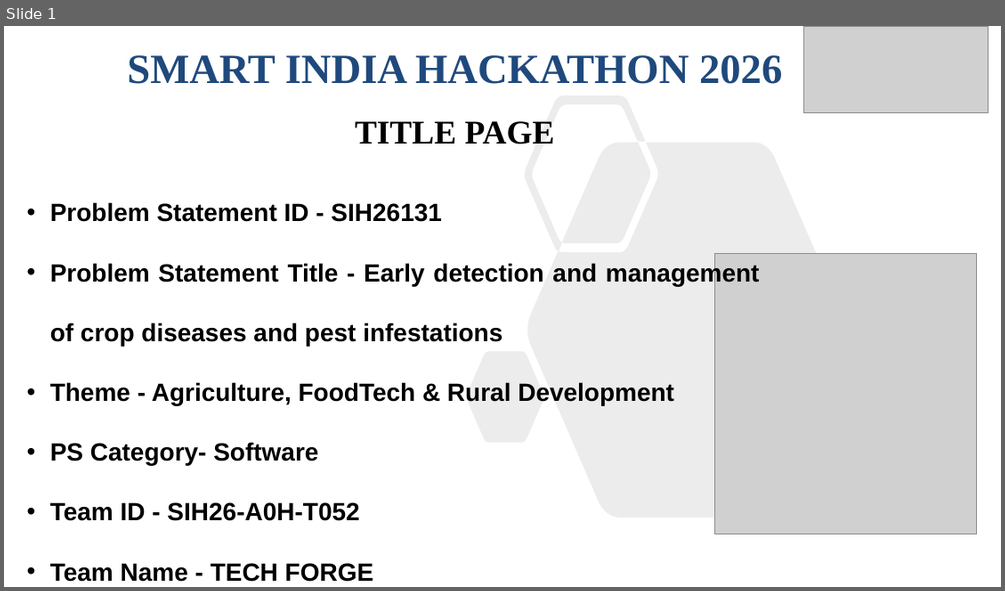
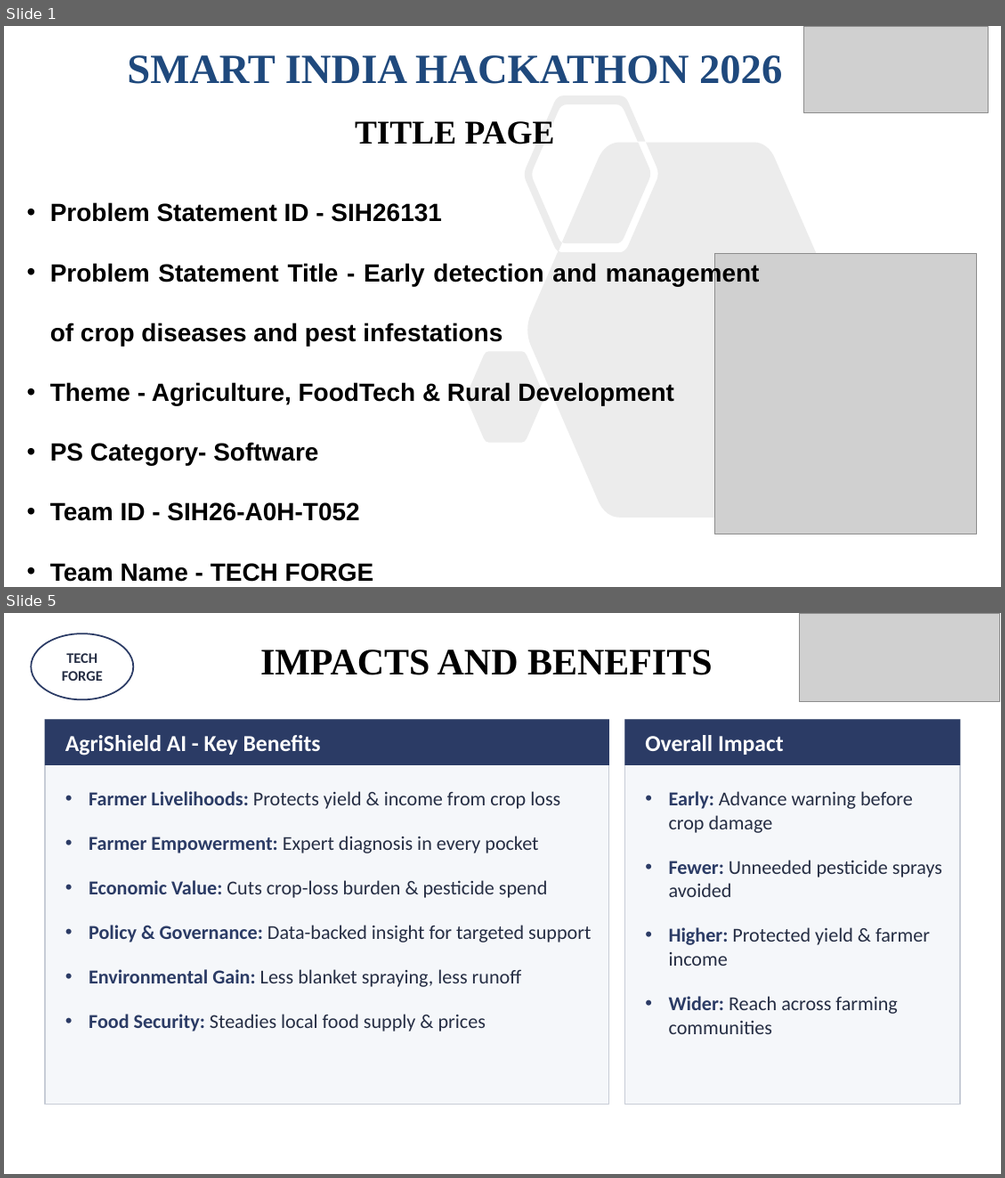
Before and after one commit to sivaprasantham6/SIH26-A0H-T052, a slide deck: share/SIH2026-A0H-T-052-SIH26131_Presentation.pptx. Shown one above the other, each under a label of ours: slide 1 before the commit, slides 1 and 5 after it; the slides between them are not shown. The pictures are 1005x591 and 1005x1178 pixels, drawn with LibreOffice and Linux fonts; fonts in the diff are those of the drawing; grey boxes stand for pictures. Boxes give left, top, right and bottom in pixels: in the first picture for what was removed or moved away, otherwise in the second. Text is boxed around its words. In the diff, an @@ line names an element or a change of style, - is before the commit and + after.

```diff
--- a/share/SIH2026-A0H-T-052-SIH26131_Presentation.pptx
+++ b/share/SIH2026-A0H-T-052-SIH26131_Presentation.pptx
@@ slide 5 added at [4,613,1001,1174], background #FFFFFF @@
@@ ellipse added at [31,634,133,699], fill #FFFFFF, outline #2B3B65 1.5 pt, 14 pt, text #262E44, bold @@
+TECH
+FORGE
@@ picture added at [799,613,1000,702] @@
@@ text added at [260,649,712,675], 36 pt, text #000000, bold @@
+IMPACTS AND BENEFITS
@@ rectangle added at [45,719,610,1103], fill #F5F7FA, outline #C7CCD6 1 pt, 19 pt, text #262E44 @@
+• Farmer Livelihoods: Protects yield & income from crop loss
+• Farmer Empowerment: Expert diagnosis in every pocket
+• Economic Value: Cuts crop-loss burden & pesticide spend
+• Policy & Governance: Data-backed insight for targeted support
+• Environmental Gain: Less blanket spraying, less runoff
+• Food Security: Steadies local food supply & prices
@@ rectangle added at [45,719,610,765], fill #2B3B65, 22 pt, text #FFFFFF, bold @@
+AgriShield AI - Key Benefits
@@ rectangle added at [624,719,960,1103], fill #F5F7FA, outline #C7CCD6 1 pt, 19 pt, text #262E44 @@
+• Early: Advance warning before crop damage
+• Fewer: Unneeded pesticide sprays avoided
+• Higher: Protected yield & farmer income
+• Wider: Reach across farming communities
@@ rectangle added at [624,719,960,765], fill #2B3B65, 22 pt, text #FFFFFF, bold @@
+Overall Impact
```
Also in this commit, not shown: 3 slides changed, 1 slide removed.
